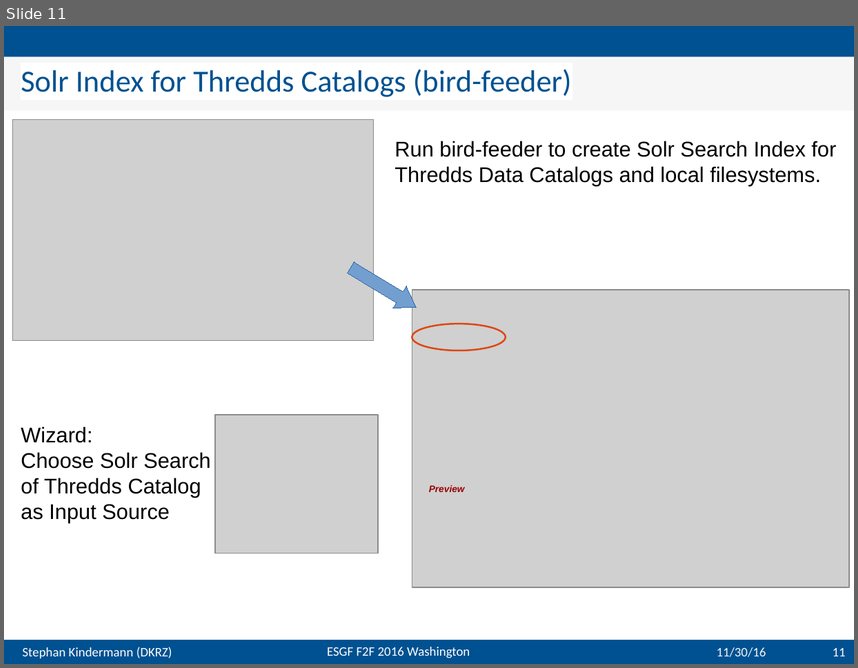
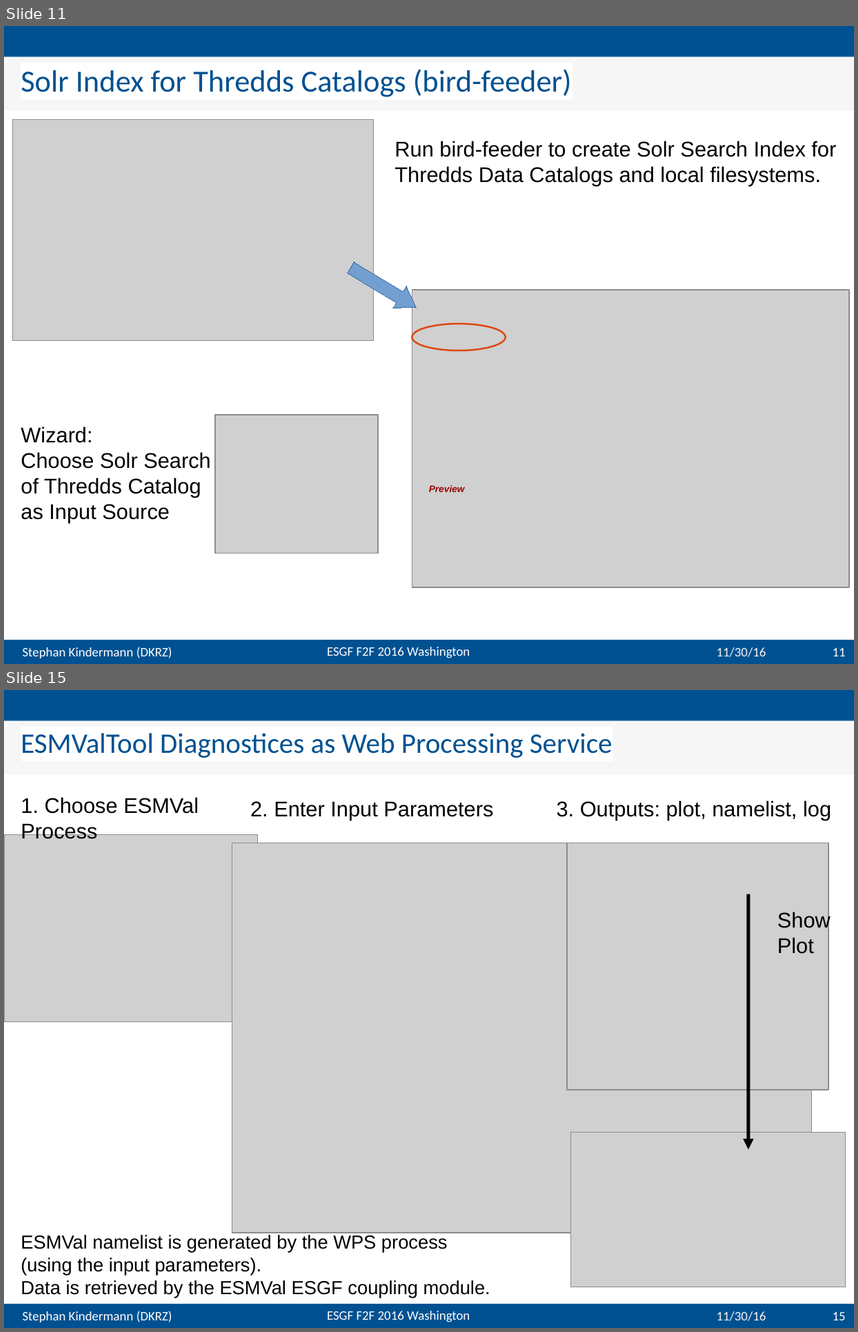
Before and after one commit to bird-house/birdhouse-docs, a slide deck: slides/birdhouse-esgf-f2f-2016/birdhouse-esgf-f2f-2016_dkrz.odp. Shown one above the other, each under a label of ours: slide 11 before the commit, slides 11 and 15 after it; the slides between them are not shown. The pictures are 858x668 and 858x1332 pixels, drawn with LibreOffice and Linux fonts; fonts in the diff are those of the drawing; grey boxes stand for pictures; background and template pictures are left out. Boxes give left, top, right and bottom in pixels: in the first picture for what was removed or moved away, otherwise in the second. Text is boxed around its words. In the diff, an @@ line names an element or a change of style, - is before the commit and + after.

```diff
--- a/slides/birdhouse-esgf-f2f-2016/birdhouse-esgf-f2f-2016_dkrz.odp
+++ b/slides/birdhouse-esgf-f2f-2016/birdhouse-esgf-f2f-2016_dkrz.odp
@@ slide 15 added at [4, 690, 854, 1328], background #FFFFFF; not listed: 4 template elements that a slide beside it also shows @@
@@ title added at [4, 720, 854, 774], fill #F6F6F6, 24 pt, text #005191 @@
+ESMValTool Diagnostices as Web Processing Service
@@ text added at [21, 797, 199, 839], 18 pt, text #000000 @@
+1. Choose ESMVal Process
@@ text added at [250, 801, 493, 820], 18 pt, text #000000 @@
+2. Enter Input Parameters
@@ text added at [557, 800, 831, 820], 18 pt, text #000000 @@
+3. Outputs: plot, namelist, log
@@ picture added at [4, 834, 257, 1021] @@
@@ picture added at [232, 843, 811, 1232] @@
@@ picture added at [567, 843, 829, 1090] @@
@@ arrow added from (749, 894) to (749, 1149), #000000 3 pt @@
@@ text added at [777, 911, 831, 954], 18 pt, text #000000 @@
+Show
+Plot
@@ picture added at [571, 1132, 846, 1287] @@
@@ text added at [21, 1234, 490, 1297], 16 pt, text #000000 @@
+ESMVal namelist is generated by the WPS process
+(using the input parameters).
+Data is retrieved by the ESMVal ESGF coupling module.
@@ text added at [717, 1311, 766, 1321], 11 pt, text #F6F6F6 @@
+11/30/16
@@ page number added at [833, 1312, 846, 1320], 11 pt, text #FFFFFF @@
+15
```
Also in this commit, not shown: 9 other slides added, 2 slides removed.
